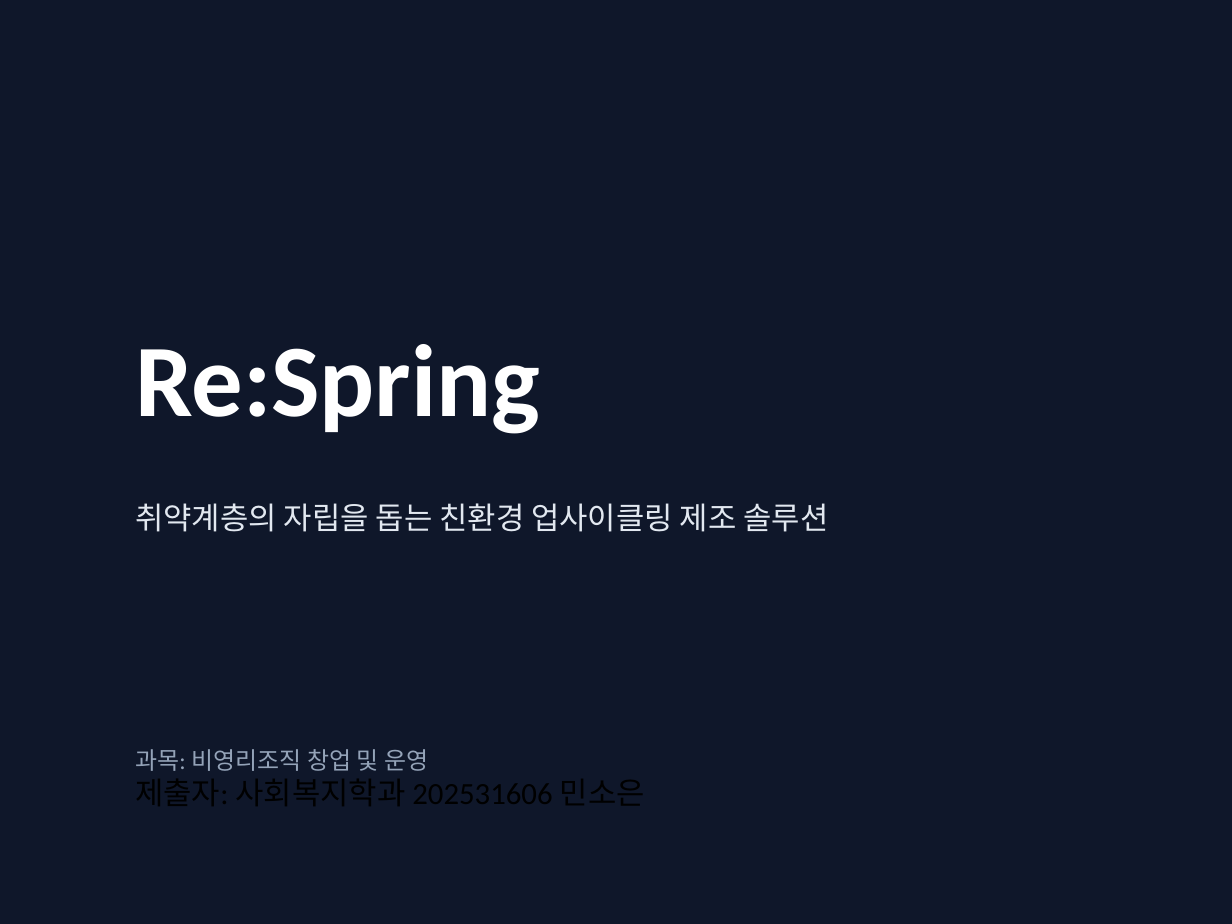
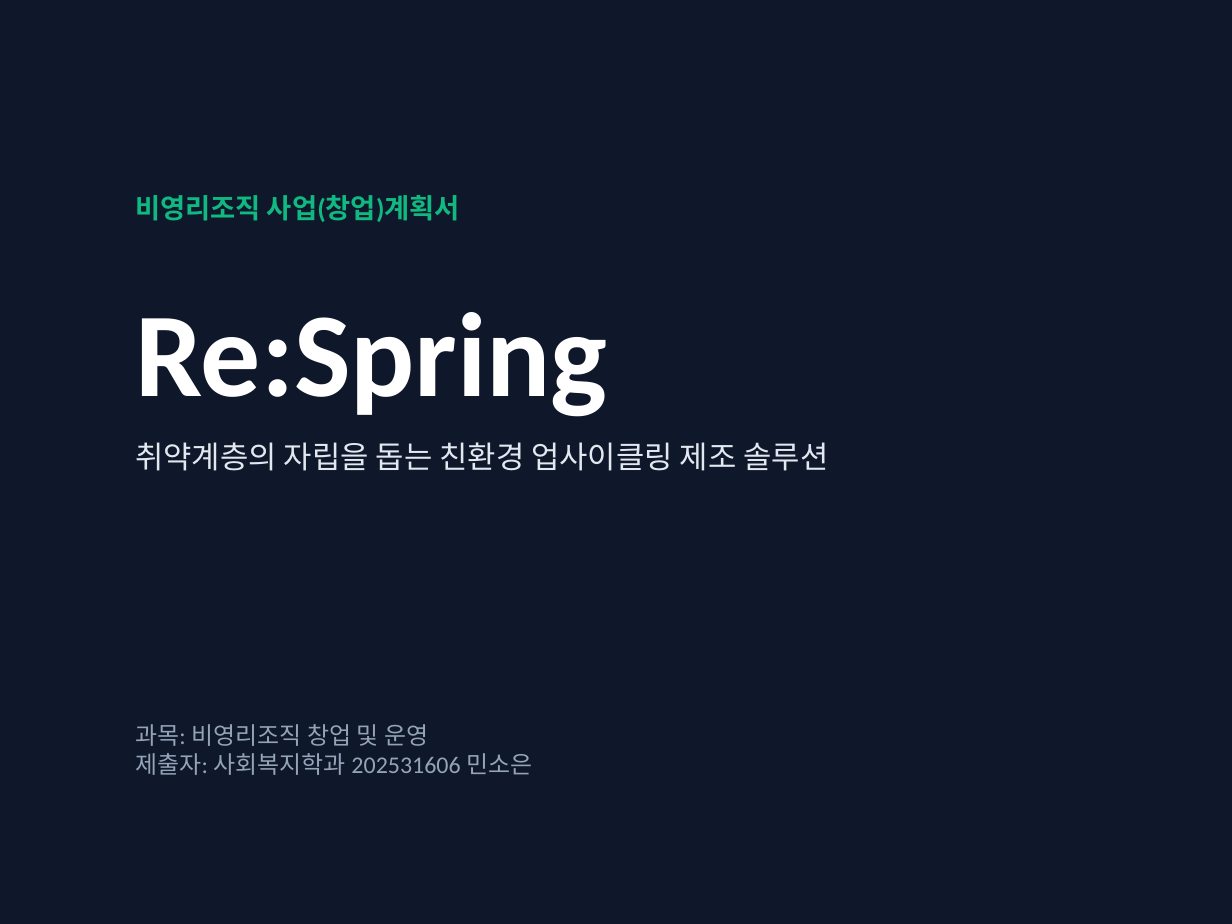
Before and after one commit to ROYSOE/claude-quickstarts, a slide deck: slide 1 of ReSpring_Business_Plan.pptx. Drawn at 1232x924 pixels with LibreOffice and Linux fonts; fonts in the diff are those of the drawing. Boxes give left, top, right and bottom in pixels: in the first picture for what was removed or moved away, otherwise in the second. Text is boxed around its words. In the diff, an @@ line names an element or a change of style, - is before the commit and + after.

```diff
--- a/ReSpring_Business_Plan.pptx
+++ b/ReSpring_Business_Plan.pptx
@@ text added at (135,195,460,222), 16 pt, text #10B981, bold @@
+비영리조직 사업(창업)계획서
@@ text "Re:Spring": place and size @@
-text "Re:Spring" at (135,344,540,434)
+text "Re:Spring" at (135,312,607,417)
@@ text "Re:Spring" at (135,312,607,417): size 60 to 70 pt @@
@@ text "취약계층의 자립을 돕는 친환경 업사이클링 ...": place and size @@
-text "취약계층의 자립을 돕는 친환경 업사이클링 ..." at (135,503,828,532)
+text "취약계층의 자립을 돕는 친환경 업사이클링 ..." at (135,442,828,471)
@@ text "과목: 비영리조직 창업 및 운영": place and size @@
-text "과목: 비영리조직 창업 및 운영" at (135,749,428,806)
+text "과목: 비영리조직 창업 및 운영" at (135,724,532,775)
@@ text at (135,753,532,775): size 18 to 14 pt, text colour #000000 to #94A3B8 in "제출자: 사회복지학과 202531606 민소은" @@
```
Also in this commit, not shown: 16 other slides changed, 1 other file.
